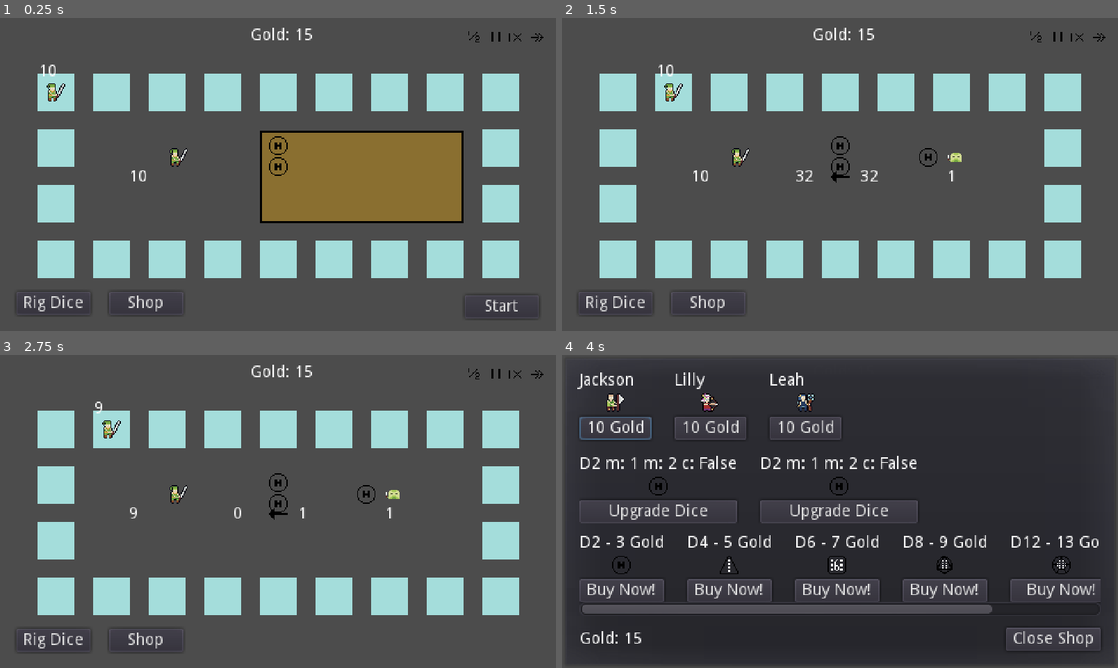
Above: before the commit, frames 1-4 (two rows, left to right).
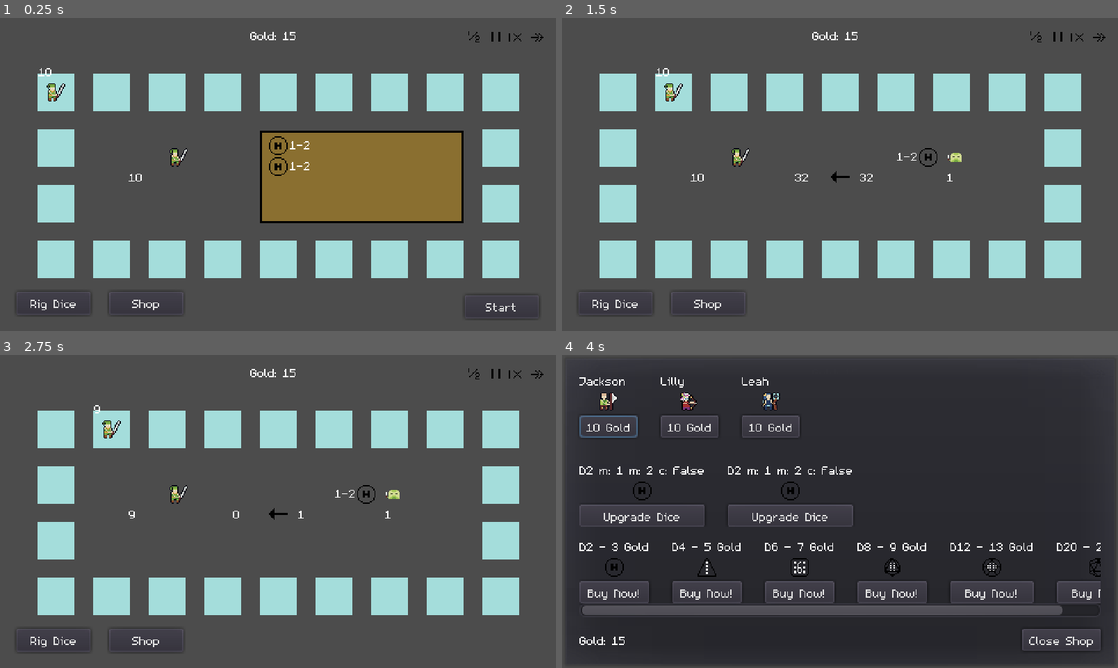
Above: after the commit, the same moments.

Repository: LaffertyDev/gmtk_2022_dice_heroes
Game: Godot game, scene res://game/game.tscn
Two runs of this game, one before a commit and one after it. Both use one fixed random seed, a clock stepped at 60 frames per second and the inputs below.
Inputs (mouse positions are in pixels of both pictures, inside the frame that each line leads up to):
- Up to frame 1 (0.25 s): no input
- Up to frame 2 (1.5 s): click "Start" at 0.5 s; click (1073, 36) at 1.25 s
- Up to frame 3 (2.75 s): click (511, 373) at 2 s
- Up to frame 4 (4 s): click "Rig Dice" at 2.75 s; click "Shop" at 3.5 s

The runs differ from the first frame. In frame 1, 0.8% of the frame differs, in the area x 4-94%, y 3-94%; in frame 2, 1.0%; in frame 3, 0.8%; in frame 4, 12%, in the area x 2-97%, y 5-95%.

Commit message:
dice now show their stats on hover

Diff:
--- /dev/null
+++ b/game/assets/pixel_font.tres
@@ -0,0 +1,6 @@
+[gd_resource type="DynamicFont" load_steps=2 format=2]
+
+[ext_resource path="res://game/assets/m5x7.ttf" type="DynamicFontData" id=1]
+
+[resource]
+font_data = ExtResource( 1 )
--- a/game/dice/dice.gd
+++ b/game/dice/dice.gd
@@ -17,6 +17,8 @@
 var current_slot = null
 
 var can_crit = false
+
+var is_in_play = false
 
 var minimum = 1
 var maximum = 6
@@ -47,6 +49,16 @@
 		minimum = 1
 		maximum = 20
 	$Sprite.texture = get_dice_texture_resource()
+	$range_label.text = str(minimum) + "-" + str(maximum)
+	if (!IsHeroDice):
+		# for enemy dice, they need to be on the left
+		if (minimum < 10 && maximum < 10):
+			$range_label.rect_position.x = -19
+		else:
+			$range_label.rect_position.x = -32
+	if !is_in_play:
+		$range_label.show()
+
 
 func get_dice_texture_resource():
 	if (dice_type == "D2"):
@@ -66,9 +78,13 @@
 
 func _on_dice_mouse_entered():
 	is_mouse_over = true
+	$range_label.show()
 
 func _on_dice_mouse_exited():
 	is_mouse_over = false
+	if is_in_play:
+		# dice in inventory do not hide
+		$range_label.hide()
 
 func _on_dice_input_event(_viewport, event, _shape_idx):
 	if !IsHeroDice || get_parent().is_adventure_started:
@@ -85,6 +101,7 @@
 		elif is_grabbing:
 			# verify that we are in bounds, otherwise reset
 			if (next_drop_target != null):
+				self.is_in_play = false
 				next_drop_target.handle_dice_drop(self)
 				if current_slot != null:
 					current_slot.handle_dice_pickup()
@@ -127,9 +144,11 @@
 
 func raise_minimum():
 	minimum += 1
+	$range_label.text = str(minimum) + "-" + str(maximum)
 
 func raise_maximum():
 	maximum += 1
+	$range_label.text = str(minimum) + "-" + str(maximum)
 
 func give_critical():
 	can_crit = true
--- a/game/dice/dice.tscn
+++ b/game/dice/dice.tscn
@@ -19,6 +19,13 @@
 position = Vector2( 8, 8 )
 shape = SubResource( 1 )
 
+[node name="range_label" type="Label" parent="."]
+visible = false
+margin_left = 18.0
+margin_right = 48.0
+margin_bottom = 14.0
+text = "1-6"
+
 [connection signal="input_event" from="." to="." method="_on_dice_input_event"]
 [connection signal="mouse_entered" from="." to="." method="_on_dice_mouse_entered"]
 [connection signal="mouse_exited" from="." to="." method="_on_dice_mouse_exited"]
--- a/game/dice/dice_hero_drop_target.gd
+++ b/game/dice/dice_hero_drop_target.gd
@@ -35,6 +35,7 @@
 	dice.position = drop_position
 	is_dice_hovering = false
 	has_dice = true
+	dice.is_in_play = true
 	update()
 
 func handle_dice_pickup():
--- a/game/game.gd
+++ b/game/game.gd
@@ -144,6 +144,10 @@
 	$hero_damage_sum.show()
 	$enemy_damage_sum.show()
 	$dice_tray.hide()
+	var heroes_dices = get_tree().get_nodes_in_group("heroes_dice")
+	for heroes_dice in heroes_dices:
+		if !heroes_dice.is_in_play:
+			heroes_dice.hide()
 
 func _hide_battle_state():
 	var enemies = get_tree().get_nodes_in_group("enemies")
@@ -156,6 +160,10 @@
 	$enemy_damage_sum.hide()
 	$button_start_adventure.show()
 	$dice_tray.show()
+	var heroes_dices = get_tree().get_nodes_in_group("heroes_dice")
+	for heroes_dice in heroes_dices:
+		if !heroes_dice.is_in_play:
+			heroes_dice.show()
 
 func _on_dice_shop_upgraded_dice(_upgraded_dice, cost):
 	_set_available_gold(available_gold - cost)
--- a/game/game.tscn
+++ b/game/game.tscn
@@ -126,8 +126,10 @@
 texture_normal = ExtResource( 10 )
 
 [node name="character_shop" parent="." instance=ExtResource( 12 )]
+visible = false
 
 [node name="dice_shop" parent="." instance=ExtResource( 13 )]
+visible = false
 
 [node name="enemy_spawner" parent="." instance=ExtResource( 3 )]
 position = Vector2( 332, 112 )
--- a/project.godot
+++ b/project.godot
@@ -23,6 +23,10 @@
 window/size/test_height=540
 window/stretch/mode="viewport"
 window/stretch/aspect="keep"
+
+[gui]
+
+theme/custom_font="res://game/assets/pixel_font.tres"
 
 [importer_defaults]
 
Binary file added: game/assets/m5x7.ttf
Not shown, changed: .DS_Store
Not shown, changed: game/.DS_Store
